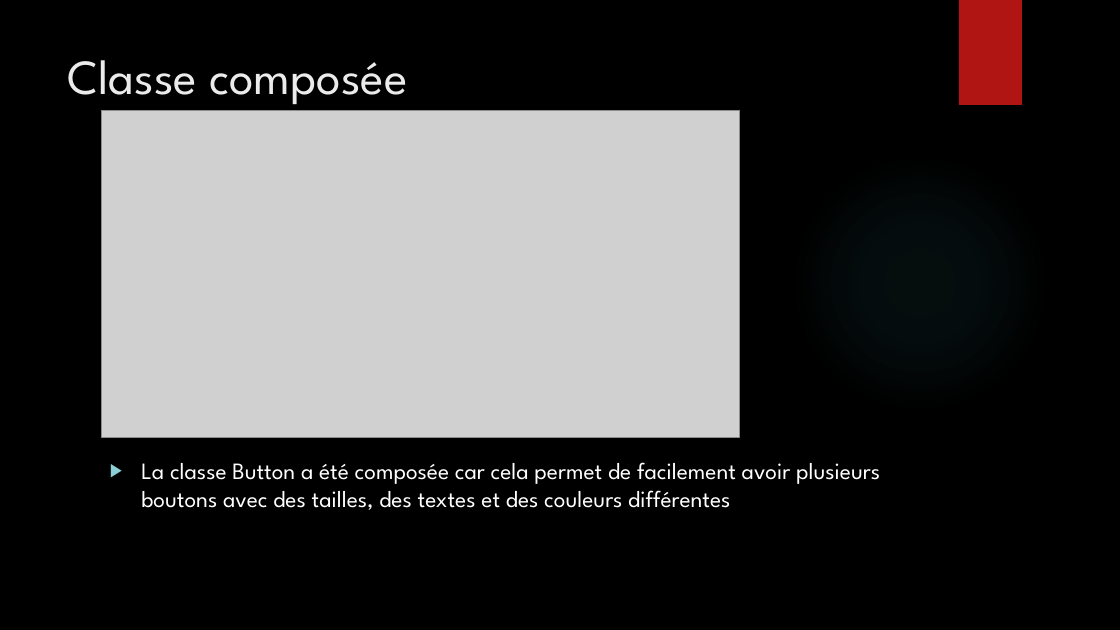
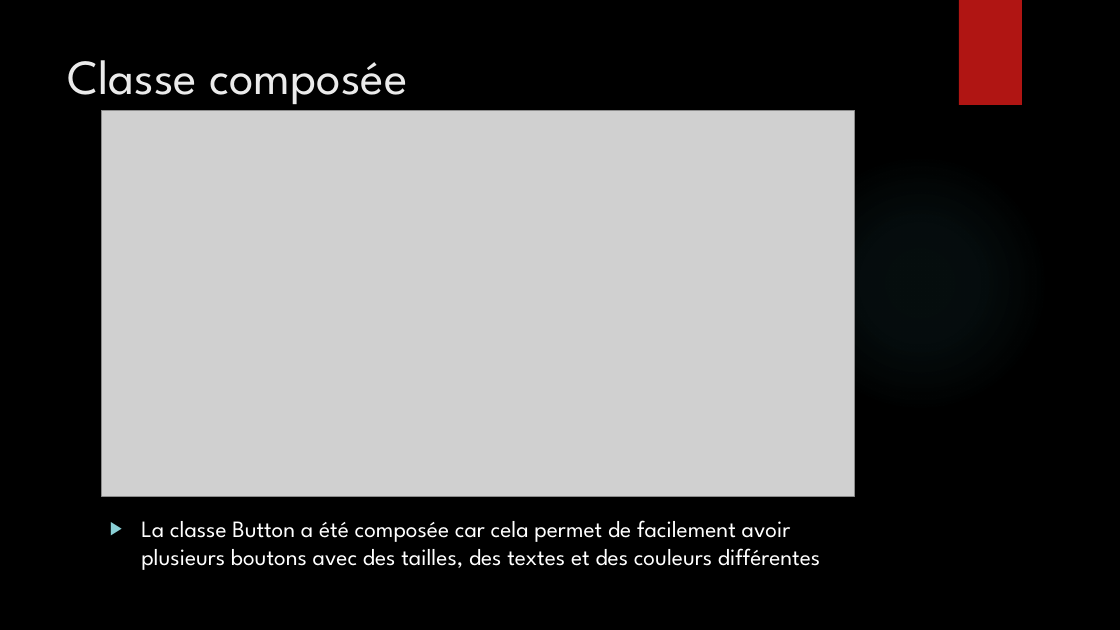
Before and after one commit to Bugnon/oc-2021, a slide deck: slide 11 of src/projet/projet3/Powerpoint_pacman.pptx (slide 12 before the commit). Drawn at 1120x630 pixels with LibreOffice and Linux fonts; fonts in the diff are those of the drawing; grey boxes stand for pictures; background and template pictures are left out. Boxes give left, top, right and bottom in pixels: in the first picture for what was removed or moved away, otherwise in the second. Text is boxed around its words. In the diff, an @@ line names an element or a change of style, - is before the commit and + after.

```diff
--- a/src/projet/projet3/Powerpoint_pacman.pptx
+++ b/src/projet/projet3/Powerpoint_pacman.pptx
@@ picture: place and size @@
-picture at <box>102,111,740,438</box>
+picture at <box>102,111,855,497</box>
@@ text "La classe Button a été ..." rewrapped from <box>141,462,880,510</box> to <box>141,520,820,570</box> @@
```
Also in this commit, not shown: 9 slides added, 2 slides removed.
